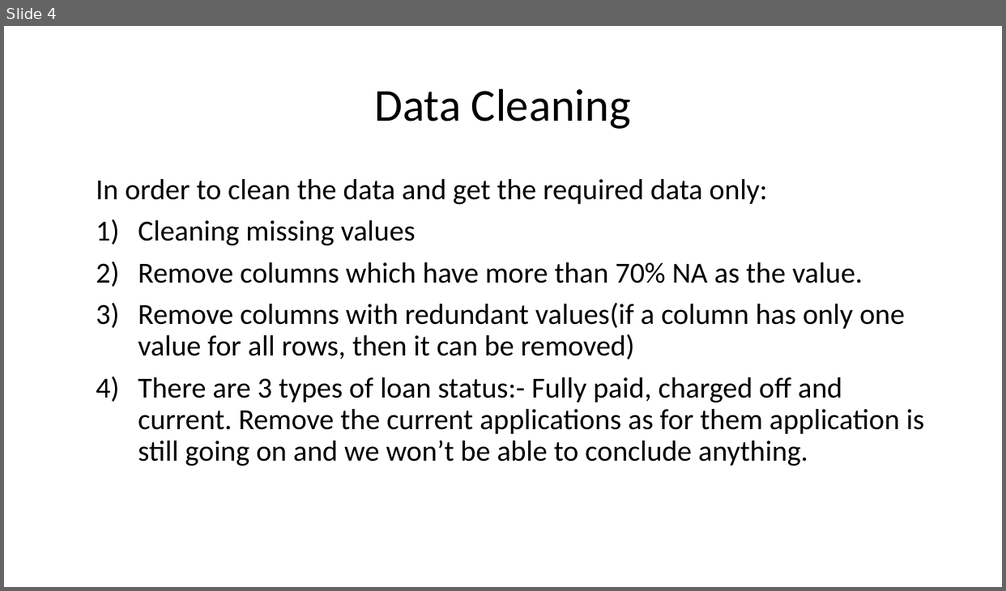
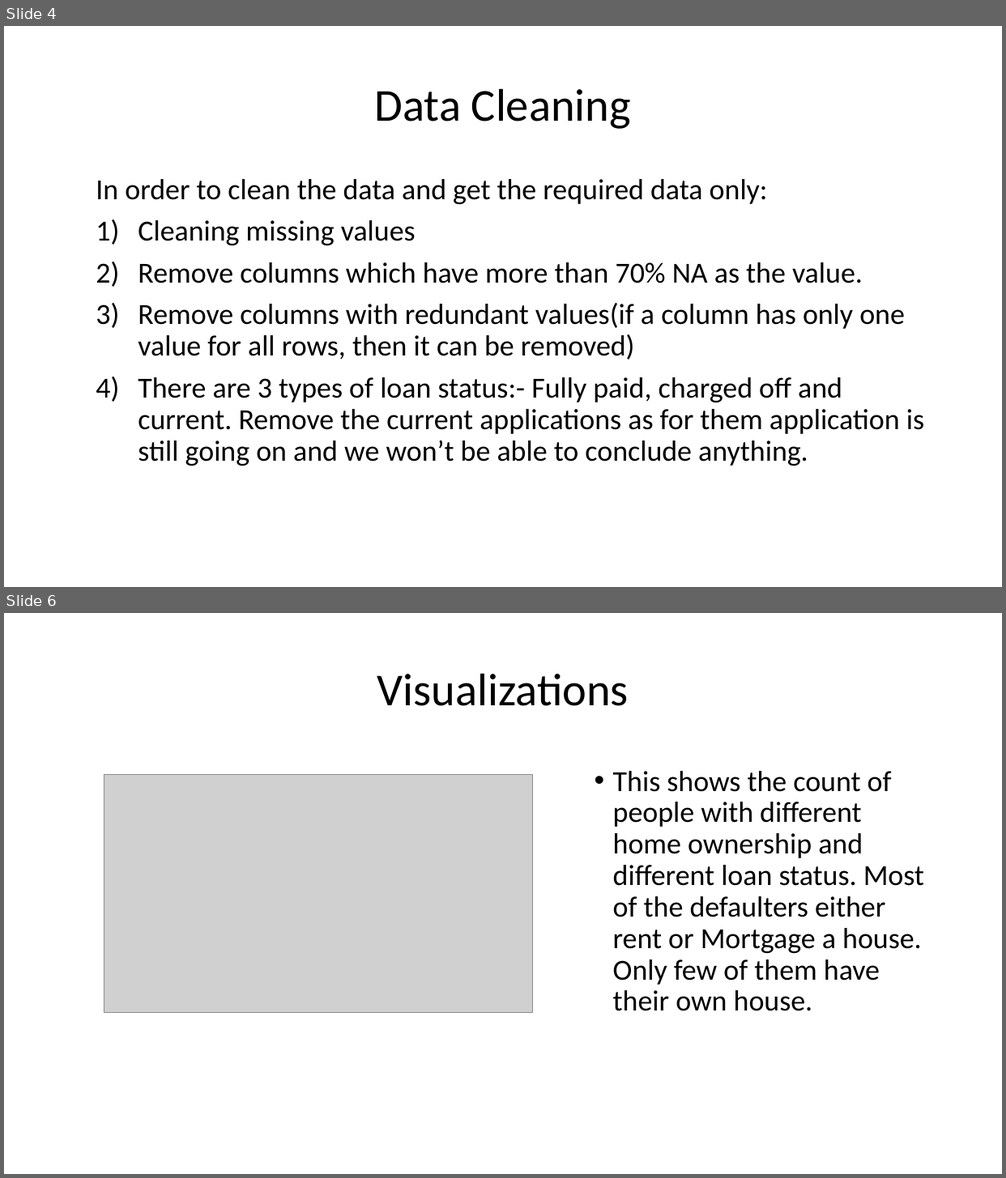
Before and after one commit to neetika01/LendingClubCaseStudy, a slide deck: Lending_club_case_study.pptx. Shown one above the other, each under a label of ours: slide 4 before the commit, slides 4 and 6 after it; the slides between them are not shown. The pictures are 1006x591 and 1006x1178 pixels, drawn with LibreOffice and Linux fonts; fonts in the diff are those of the drawing; grey boxes stand for pictures. Boxes give left, top, right and bottom in pixels: in the first picture for what was removed or moved away, otherwise in the second. Text is boxed around its words. In the diff, an @@ line names an element or a change of style, - is before the commit and + after.

```diff
--- a/Lending_club_case_study.pptx
+++ b/Lending_club_case_study.pptx
@@ slide 6 added at bbox=[4, 613, 1002, 1174], background #FFFFFF @@
@@ title added at bbox=[377, 673, 629, 706], 44 pt, text #000000 @@
+Visualizations
@@ picture added at bbox=[104, 775, 533, 1013] @@
@@ text added at bbox=[613, 771, 924, 1012], 28 pt, text #000000 @@
+• This shows the count of people with different home ownership and different loan status. Most of the defaulters either rent or Mortgage a house. Only few of them have their own house.
```
Also in this commit, not shown: 1 other slide added, 1 other file.
